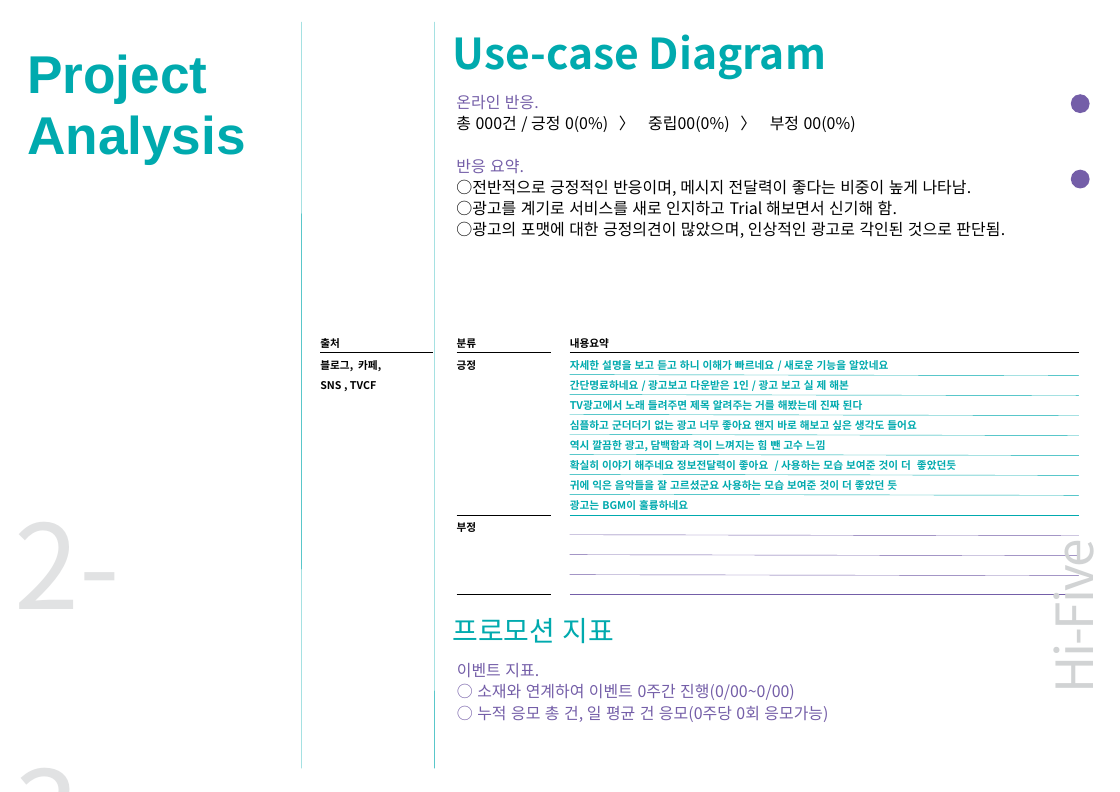
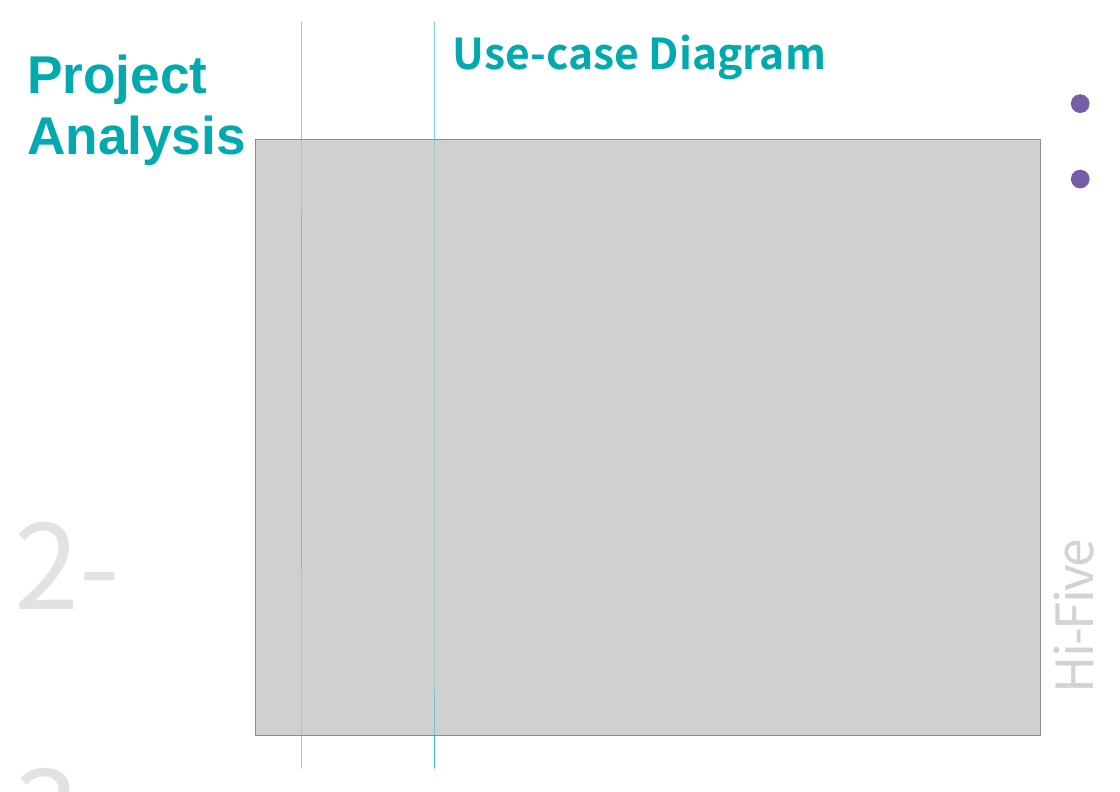
Before and after one commit to leehansol/ARProject, a slide deck: slide 9 of Documents/Final_v1.pptx. Drawn at 1120x792 pixels with LibreOffice and Linux fonts; fonts in the diff are those of the drawing; grey boxes stand for pictures. Boxes give left, top, right and bottom in pixels: in the first picture for what was removed or moved away, otherwise in the second. Text is boxed around its words. In the diff, an @@ line names an element or a change of style, - is before the commit and + after.

```diff
--- a/Documents/Final_v1.pptx
+++ b/Documents/Final_v1.pptx
@@ line added from (302, 22) to (302, 768), #40BFC2 0.25 pt @@
@@ line added from (435, 22) to (435, 768), #40BFC2 0.25 pt @@
@@ text removed at (x1=456, y1=95, x2=1005, y2=238) @@
-온라인 반응.
-총 000건 / 긍정 0(0%) 〉 중립00(0%) 〉 부정 00(0%)
-반응 요약.
-○전반적으로 긍정적인 반응이며, 메시지 전달력이 좋다는 비중이 높게 나타남.
-○광고를 계기로 서비스를 새로 인지하고 Trial 해보면서 신기해 함.
-○광고의 포맷에 대한 긍정의견이 많았으며, 인상적인 광고로 각인된 것으로 판단됨.
@@ picture added at (x1=256, y1=139, x2=1041, y2=735) @@
@@ table removed at (x1=320, y1=353, x2=433, y2=635), 2 rows, 1 columns @@
-블로그, 카페, / SNS , TVCF
-
@@ text removed at (x1=320, y1=338, x2=340, y2=348) @@
-출처
@@ table removed at (x1=457, y1=353, x2=551, y2=638), 3 rows, 1 columns @@
-긍정
-부정
-
@@ text removed at (x1=457, y1=338, x2=477, y2=348) @@
-분류
@@ table removed at (x1=570, y1=353, x2=1079, y2=637), 3 rows, 1 columns @@
-자세한 설명을 보고 듣고 하니 이해가 빠르네요 / 새로운 기능을 알았네요 / 간단명료하네요 / 광고보고 다운받은 1인 / 광고 보고 실 제 해본 / TV광고에서 노래 들려주면 제목 알려주는 거를 해봤는데 진짜 된다 / 심플하고 군더더기 없는 광고 너무 좋아요 왠지 바로 해보고 싶은 생각도 들어요 / 역시 깔끔한 광고, 담백함과 격이 느껴지는 힘 뺀 고수 느낌 / 확실히 이야기 해주네요 정보전달력이 좋아요 / 사용하는 모습 보여준 것이 더 좋았던듯 / 귀에 익은 음악들을 잘 고르셨군요 사용하는 모습 보여준 것이 더 좋았던 듯 / 광고는 BGM이 훌륭하네요
-
-
@@ text removed at (x1=570, y1=338, x2=609, y2=348) @@
-내용요약
@@ line removed from (570, 375) to (1079, 376) @@
@@ line removed from (570, 395) to (1079, 396) @@
@@ line removed from (570, 415) to (1079, 416) @@
@@ line removed from (570, 435) to (1079, 436) @@
@@ line removed from (570, 454) to (1079, 456) @@
@@ line removed from (570, 474) to (1079, 475) @@
@@ line removed from (570, 494) to (1079, 495) @@
@@ line removed from (921, 496) to (1034, 496) @@
@@ line removed from (570, 535) to (1079, 536) @@
@@ line removed from (570, 555) to (1079, 556) @@
@@ line removed from (570, 575) to (1079, 576) @@
@@ text removed at (x1=452, y1=618, x2=614, y2=644) @@
-프로모션 지표
@@ text removed at (x1=457, y1=663, x2=828, y2=722) @@
-이벤트 지표.
-○ 소재와 연계하여 이벤트 0주간 진행(0/00~0/00)
-○ 누적 응모 총 건, 일 평균 건 응모(0주당 0회 응모가능)
```
Also in this commit, not shown: 6 other slides changed.
